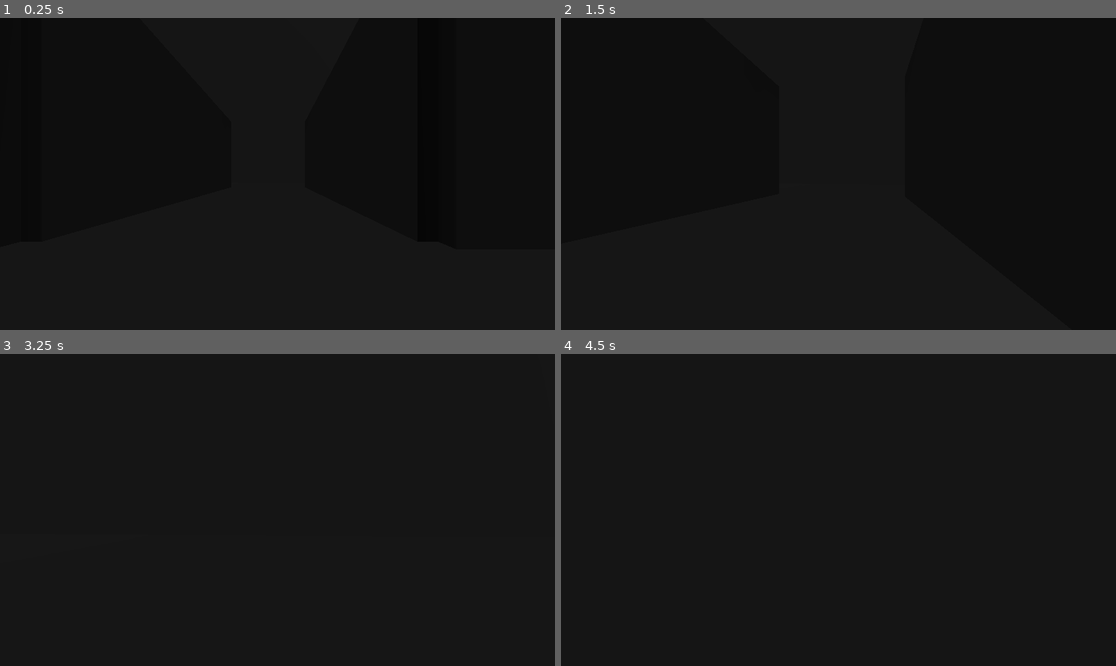
Above: before the commit, frames 1-4 (two rows, left to right).
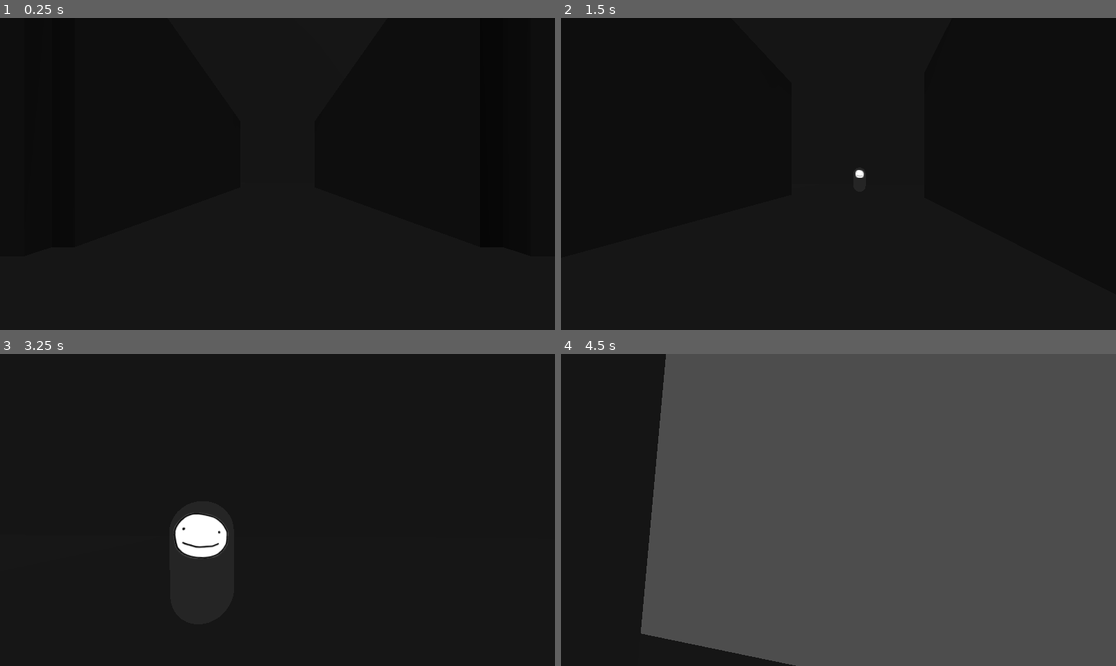
Above: after the commit, the same moments.

Repository: FlashBash21/ScareActorSim
Game: Godot game, scene res://Scenes/testing_scene.tscn
The game is run twice, just before and just after one commit, with the same random seed, the same clock (stepped at 60 frames per second) and the same inputs.
Inputs (mouse positions are in pixels of both pictures, inside the frame that each line leads up to):
- Up to frame 1 (0.25 s): no input
- Up to frame 2 (1.5 s): tap Enter at 0.5 s; move the mouse to (866, 174) at 0.52 s; hold Shift (sprint) 0.53-1.28 s; hold W (forward) from 0.53 s (still down); tap Space (jump) at 0.77, 1.25 s; move the mouse to (810, 174) at 1.27 s; tap Shift (sprint) at 1.35 s
- Up to frame 3 (3.25 s): keep holding W (forward); tap Space (jump) at 1.52, 3.02 s; move the mouse to (288, 503) at 2.02 s; hold Shift (sprint) 2.03-2.78 s; move the mouse to (271, 516) at 2.77 s; tap Shift (sprint) at 2.85 s
- Up to frame 4 (4.5 s): keep holding W (forward); move the mouse to (877, 513) at 3.52 s; hold Shift (sprint) 3.53-4.28 s; tap Space (jump) at 3.77 s; tap Enter at 4.25 s; move the mouse to (794, 506) at 4.27 s; tap Shift (sprint) at 4.35 s

The runs differ from the first frame. In frame 2, less than 0.1% of the frame differs, in the area x 52-55%, y 48-52%; in frame 3, 1.1%; in frame 4, 82%, in the area x 14-100%, y 0-100%.

Commit message:
AgentManager

Diff:
--- /dev/null
+++ b/Scenes/Managers/agent_controller.tscn
@@ -0,0 +1,11 @@
+[gd_scene load_steps=2 format=3 uid="uid://dtixh4cyhbgve"]
+
+[ext_resource type="Script" path="res://Scripts/Managers/agent_controller.gd" id="1_r0t31"]
+
+[node name="AgentController" type="Node"]
+script = ExtResource("1_r0t31")
+
+[node name="SpawnTimer" type="Timer" parent="."]
+autostart = true
+
+[connection signal="timeout" from="SpawnTimer" to="." method="_on_spawn_timer_timeout"]
--- a/Scenes/basic_enemy.tscn
+++ b/Scenes/basic_enemy.tscn
@@ -1,12 +1,14 @@
-[gd_scene load_steps=4 format=3 uid="uid://d06bo4bqo38l7"]
+[gd_scene load_steps=5 format=3 uid="uid://dxilsysubg6a7"]
 
 [ext_resource type="Script" path="res://Scripts/basic_enemy.gd" id="1_ungdh"]
+[ext_resource type="Texture2D" uid="uid://3vs40jgeg2xs" path="res://Assets/mask.png" id="2_vnvpg"]
 
 [sub_resource type="CapsuleShape3D" id="CapsuleShape3D_q0d16"]
 
 [sub_resource type="CapsuleMesh" id="CapsuleMesh_jlk7q"]
 
 [node name="BasicEnemy" type="CharacterBody3D"]
+transform = Transform3D(1, 0, 0, 0, 1, 0, 0, 0, 1, 0, 1, 0)
 collision_layer = 4
 script = ExtResource("1_ungdh")
 
@@ -17,3 +19,7 @@
 mesh = SubResource("CapsuleMesh_jlk7q")
 
 [node name="NavigationAgent3D" type="NavigationAgent3D" parent="."]
+
+[node name="Sprite3D" type="Sprite3D" parent="."]
+transform = Transform3D(0.2, 0, 0, 0, 0.2, 0, 0, 0, 0.2, 0, 0.51166, -0.551104)
+texture = ExtResource("2_vnvpg")
--- a/Scenes/testing_scene.gd
+++ b/Scenes/testing_scene.gd
@@ -8,4 +8,5 @@
 
 # Called every frame. 'delta' is the elapsed time since the previous frame.
 func _process(delta: float) -> void:
-	$BasicEnemy.set_target_position($Player.global_position)
+	pass
+	#$BasicEnemy.set_target_position($Player.global_position)
--- a/Scenes/testing_scene.tscn
+++ b/Scenes/testing_scene.tscn
@@ -1,10 +1,11 @@
-[gd_scene load_steps=8 format=3 uid="uid://b0e268mogkrta"]
+[gd_scene load_steps=9 format=3 uid="uid://b0e268mogkrta"]
 
 [ext_resource type="PackedScene" uid="uid://ccegtpocg0r0x" path="res://Scenes/Objects/BasicAndTesting/BasicFloor.tscn" id="1_4etwq"]
 [ext_resource type="PackedScene" uid="uid://cgtrmkgfodorb" path="res://Scenes/player.tscn" id="1_37ffc"]
 [ext_resource type="Script" path="res://Scenes/testing_scene.gd" id="1_xwa7y"]
 [ext_resource type="LightmapGIData" uid="uid://kfokhpghpias" path="res://Lightmaps/testing_scene.lmbake" id="3_y1rea"]
-[ext_resource type="PackedScene" uid="uid://d06bo4bqo38l7" path="res://Scenes/basic_enemy.tscn" id="5_n2of4"]
+[ext_resource type="PackedScene" uid="uid://dxilsysubg6a7" path="res://Scenes/basic_enemy.tscn" id="5_n2of4"]
+[ext_resource type="PackedScene" uid="uid://dtixh4cyhbgve" path="res://Scenes/Managers/agent_controller.tscn" id="6_ordbw"]
 
 [sub_resource type="NavigationMesh" id="NavigationMesh_sr6ru"]
 vertices = PackedVector3Array(-38.25, 40.5, -38.25, 38.25, 40.5, -38.25, 39.75, 40.5, -39.5, 39.5, 40.5, -41.5, -39.5,  …(2305 unchanged characters)…
@@ -18,9 +19,10 @@
 script = ExtResource("1_xwa7y")
 
 [node name="Player" parent="." instance=ExtResource("1_37ffc")]
-transform = Transform3D(1, 0, 0, 0, 1, 0, 0, 0, 1, 1.15043, 3.04482, 0.356136)
+transform = Transform3D(1, 0, 0, 0, 1, 0, 0, 0, 1, 0, 3.045, 0)
 
 [node name="NavigationRegion3D" type="NavigationRegion3D" parent="."]
+transform = Transform3D(1, 0, 0, 0, 1, 0, 0, 0, 1, 0, -1.90735e-06, 0)
 navigation_mesh = SubResource("NavigationMesh_sr6ru")
 
 [node name="MainRegion" type="Node3D" parent="NavigationRegion3D"]
@@ -139,5 +141,8 @@
 [node name="LightmapGI" type="LightmapGI" parent="."]
 light_data = ExtResource("3_y1rea")
 
-[node name="BasicEnemy" parent="." instance=ExtResource("5_n2of4")]
-transform = Transform3D(1, 0, 0, 0, 1, 0, 0, 0, 1, -33.919, 3.77441, 0.844693)
+[node name="AgentController" parent="." node_paths=PackedStringArray("nav_area", "TEMP_PLAYER_REF") instance=ExtResource("6_ordbw")]
+basic_enemy = ExtResource("5_n2of4")
+spawn_points = Array[Vector3]([Vector3(30, 6, 0), Vector3(-30, 6, 0), Vector3(0, 6, 30), Vector3(0, 6, -30)])
+nav_area = NodePath("../NavigationRegion3D")
+TEMP_PLAYER_REF = NodePath("../Player")
--- /dev/null
+++ b/Scripts/Managers/agent_controller.gd
@@ -0,0 +1,30 @@
+extends Node
+
+@export var basic_enemy : PackedScene
+@export var spawn_points : Array[Vector3]
+
+@export var nav_area : NavigationRegion3D
+@export var TEMP_PLAYER_REF : CharacterBody3D
+
+
+var agents : Array[CharacterBody3D]
+
+func _physics_process(delta: float) -> void:
+	order_all_agents(TEMP_PLAYER_REF.global_position)
+
+func spawn_agent() -> void:
+	var point = spawn_points.pick_random()
+	if point:
+		var enemy = basic_enemy.instantiate()
+		add_child(enemy)
+		enemy.global_position = point
+		agents.append(enemy)
+
+#update all agents' target position
+func order_all_agents(pos: Vector3) -> void:
+	for agent in agents:
+		agent.set_target_position(pos)
+
+func _on_spawn_timer_timeout() -> void:
+	if agents.size() < 10:
+		spawn_agent()
--- a/Scripts/basic_enemy.gd
+++ b/Scripts/basic_enemy.gd
@@ -15,7 +15,9 @@
 	if nav_agent.is_navigation_finished():
 		return
 	var next_position := nav_agent.get_next_path_position()
-	var direction := (next_position - global_position).normalized()
+	var direction := (next_position - global_position)
+	direction.y = 0
+	direction = direction.normalized()
 
 	#global_position = global_position.move_toward(next_position, delta * SPEED)
 	velocity.x = direction.x * SPEED
Binary file added: Assets/mask.png
Not shown, added: Assets/mask.png.import
